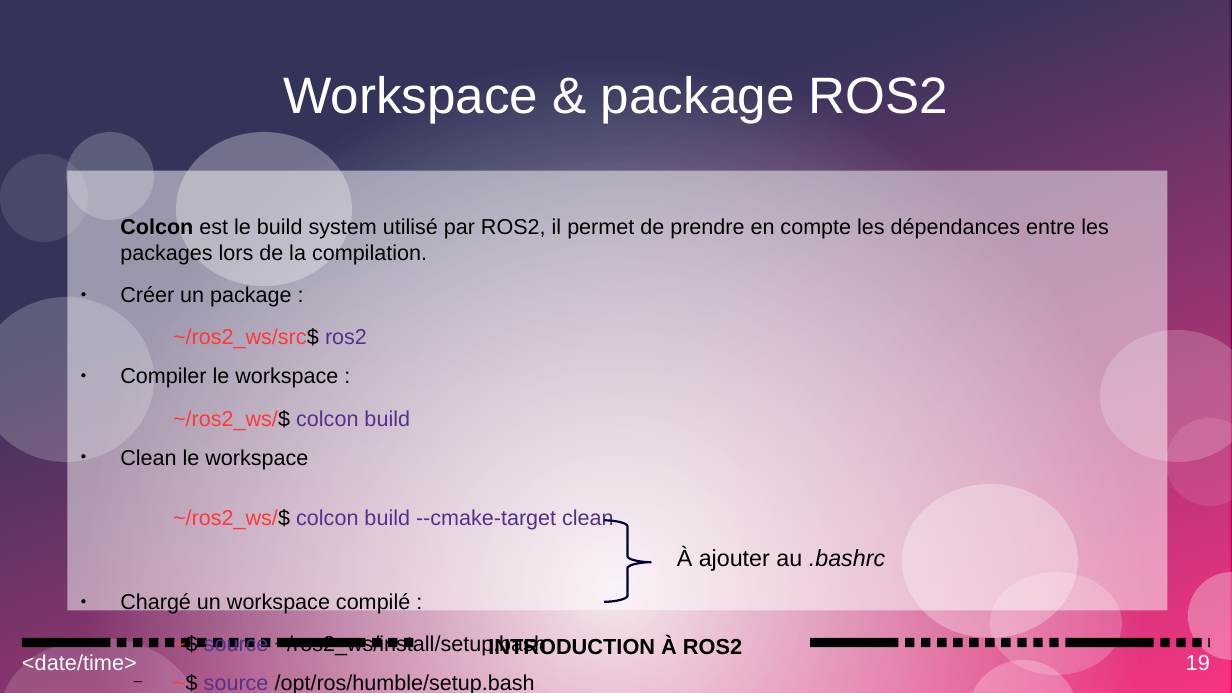
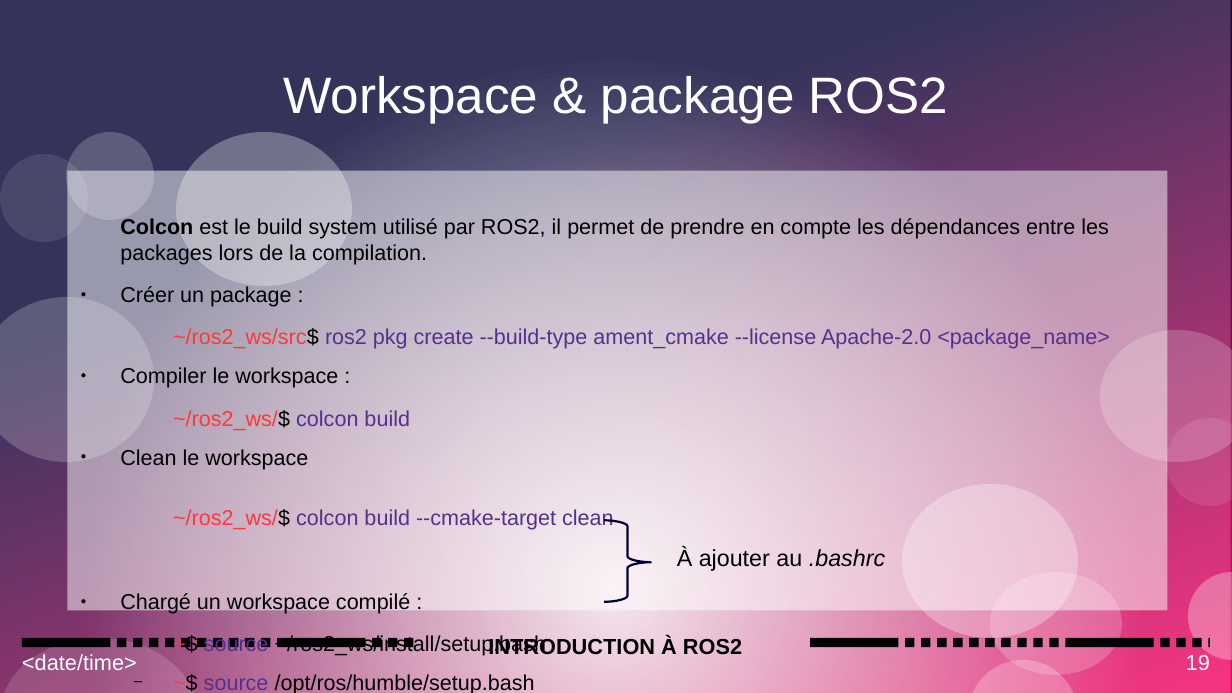
Before and after one commit to Lexoa/ros2_intro, a slide deck: slide 19 of 1_intro/1_ros2_intro.odp. Drawn at 1232x693 pixels with LibreOffice and Linux fonts; fonts in the diff are those of the drawing. Boxes give left, top, right and bottom in pixels: in the first picture for what was removed or moved away, otherwise in the second. Text is boxed around its words. In the diff, an @@ line names an element or a change of style, - is before the commit and + after.

```diff
--- a/1_intro/1_ros2_intro.odp
+++ b/1_intro/1_ros2_intro.odp
@@ text at (x1=173, y1=328, x2=1110, y2=349): text changed; text colour #FF3838 to #55308D @@
-  ~/ros2_ws/src$ ros2
+  ~/ros2_ws/src$ ros2 pkg create --build-type ament_cmake --license Apache-2.0 <package_name>
```
Also in this commit, not shown: 14 other files.
